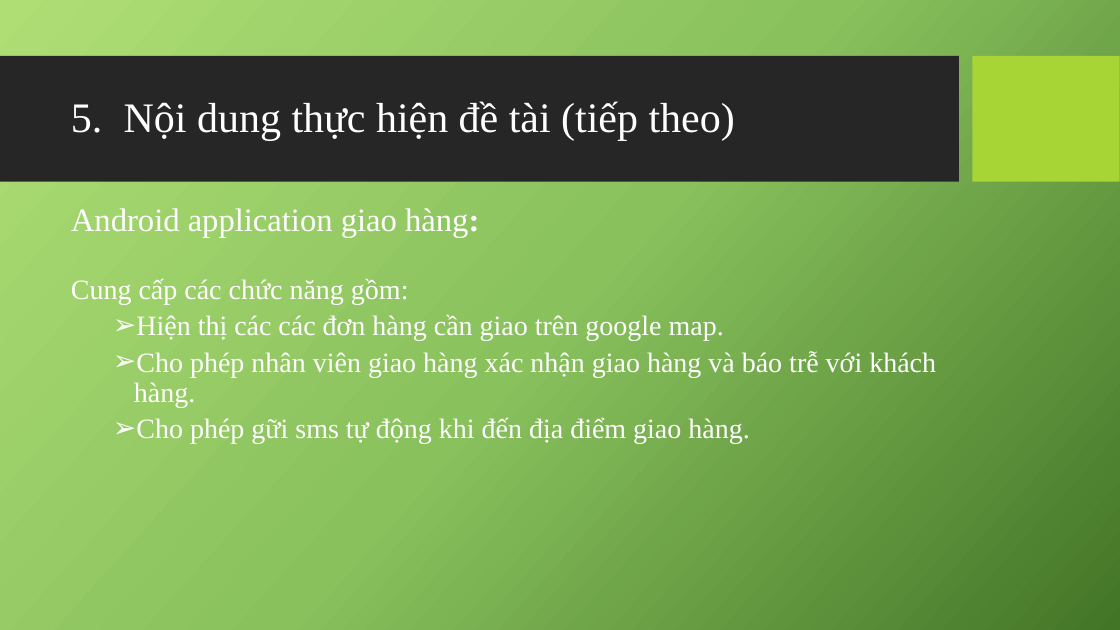
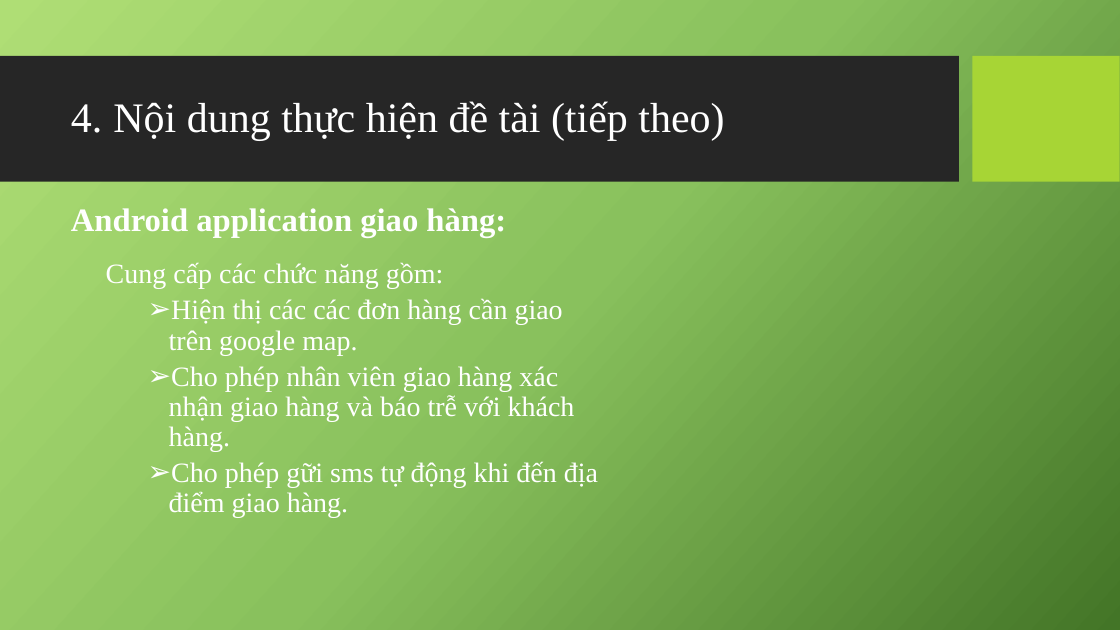
Before and after one commit to mrbadao/ordersys, a slide deck: slide 19 of 04_Documents/10520490_Khoa_Luan_Tot_Nghiep.pptx (slide 17 before the commit). Drawn at 1120x630 pixels with LibreOffice and Linux fonts; fonts in the diff are those of the drawing; background and template pictures are left out. Boxes give left, top, right and bottom in pixels: in the first picture for what was removed or moved away, otherwise in the second. Text is boxed around its words. In the diff, an @@ line names an element or a change of style, - is before the commit and + after.

```diff
--- a/04_Documents/10520490_Khoa_Luan_Tot_Nghiep.pptx
+++ b/04_Documents/10520490_Khoa_Luan_Tot_Nghiep.pptx
@@ title "Nội dung thực hiện đề ..." at [113,101,724,140]: indent changed @@
@@ text "Android application giao hàng:" at [71,208,506,237]: bold on @@
@@ text "Cung cấp các chức năng ..." rewrapped from [71,278,936,443] to [106,262,598,518] @@
```
Also in this commit, not shown: 18 other slides changed, 2 slides added, 19 slides removed.
